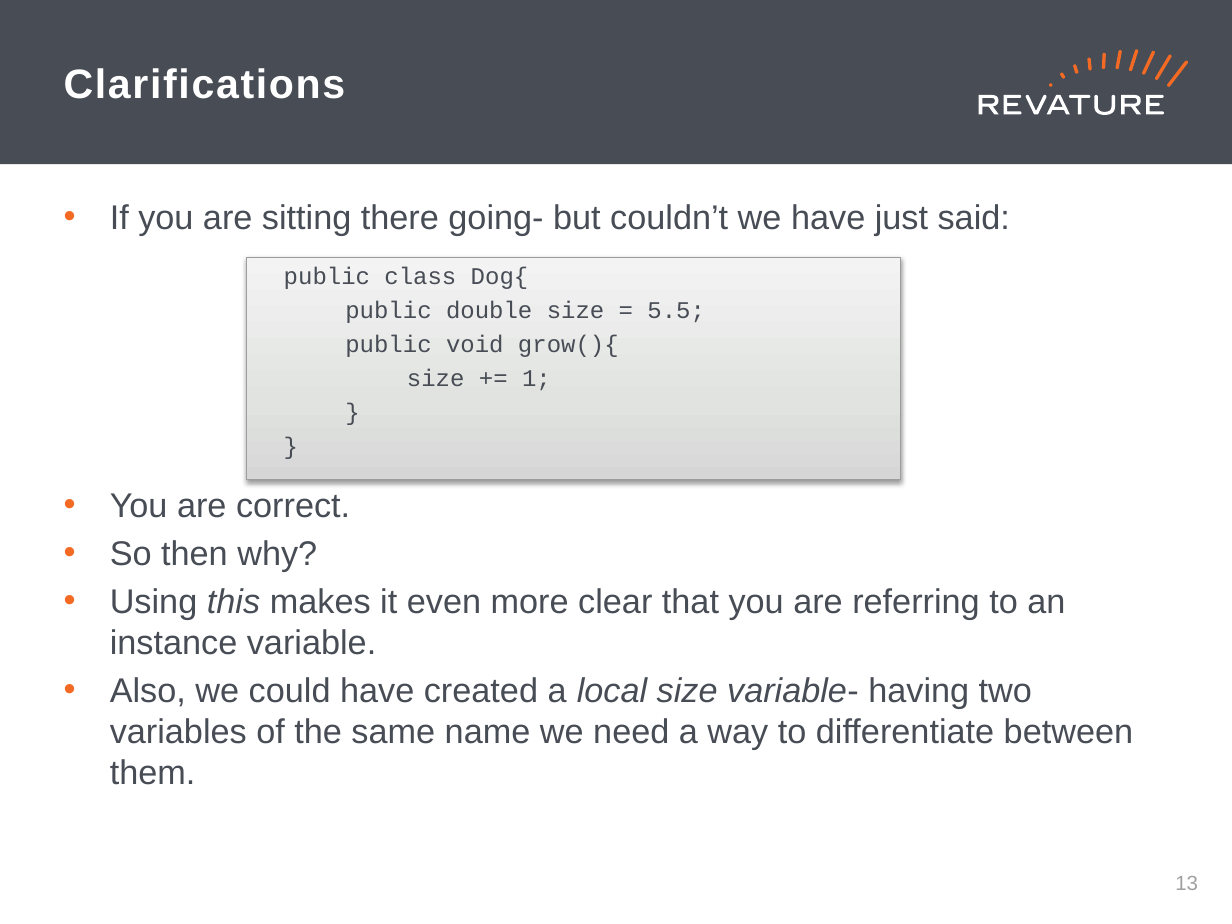
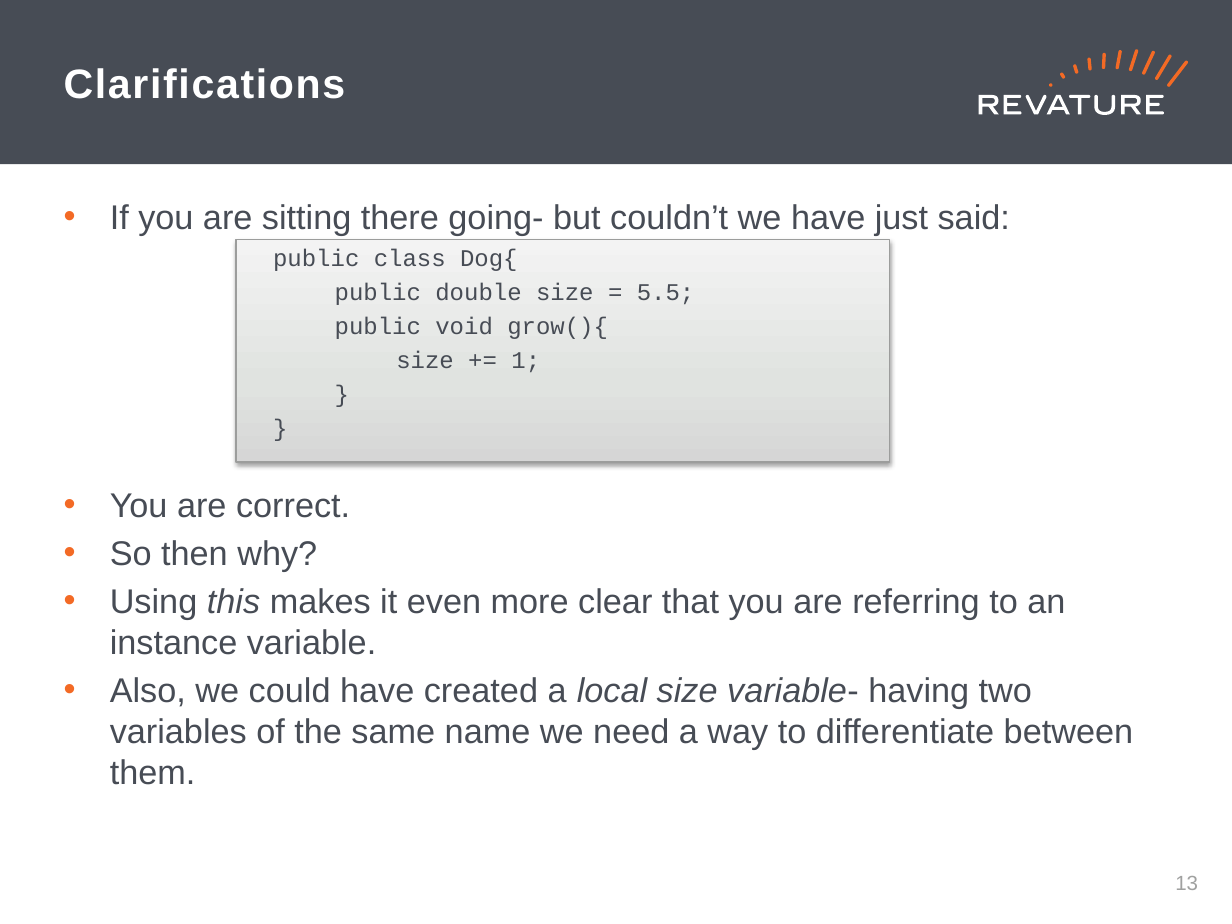
Before and after one commit to brynportella/210607-FeederProgram, a slide deck: slide 14 of powerpoints/Day_5.pptx. Drawn at 1232x924 pixels with LibreOffice and Linux fonts; fonts in the diff are those of the drawing. Boxes give left, top, right and bottom in pixels: in the first picture for what was removed or moved away, otherwise in the second. Text is boxed around its words. In the diff, an @@ line names an element or a change of style, - is before the commit and + after.

```diff
--- a/powerpoints/Day_5.pptx
+++ b/powerpoints/Day_5.pptx
@@ rectangle "public class Dog{": place and size @@
-rectangle "public class Dog{" at (246,257,899,480)
+rectangle "public class Dog{" at (237,239,890,462)
```
Also in this commit, not shown: 14 other files.
